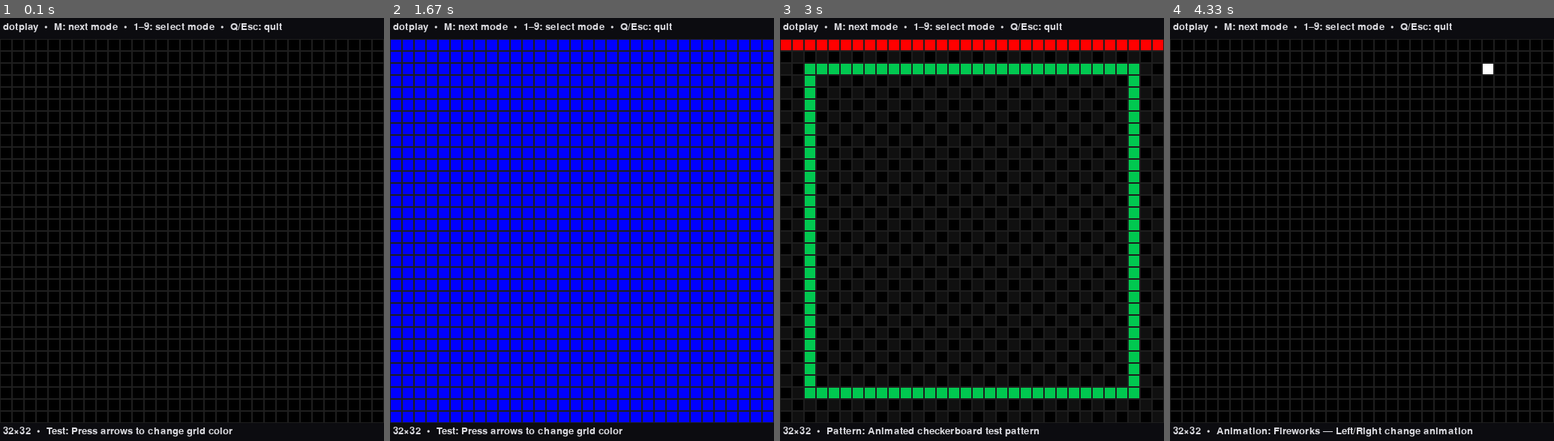
Above: before the commit, frames 1-4 (left to right).
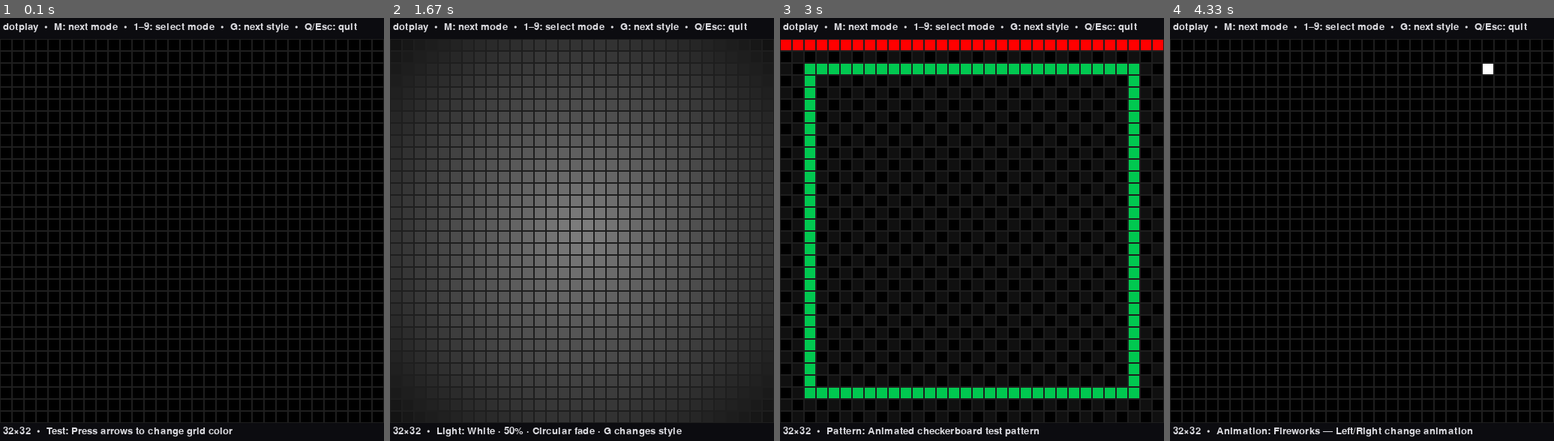
Above: after the commit, the same moments.

Repository: matejbudzel/dotplay
Game: pygame game, started from src/dotplay/main.py
The game is run twice, just before and just after one commit, with the same random seed, the same clock (stepped at 60 frames per second) and the same inputs.
Inputs:
- Up to frame 1 (0.1 s): no input
- Up to frame 2 (1.67 s): hold Right 0.33-0.8 s; tap 4 at 0.83 s; tap G at 1.23 s; tap A at 1.63 s
- Up to frame 3 (3 s): tap D at 2.03 s; tap 3 at 2.43 s; tap 2 at 2.83 s
- Up to frame 4 (4.33 s): tap 1 at 3.23 s; hold Up 3.63-3.93 s; hold Right from 3.97 s (still down); tap 3 at 4.12 s

The runs differ from the first frame. In frame 1, 0.3% of the frame differs, in the area x 60-93%, y 1-4%; in frame 2, 70%, in the area x 0-100%, y 1-99%; in frame 3, 0.3%; in frame 4, 0.3%.

Commit message:
Add configurable light mode

Diff:
--- a/src/dotplay/input/keyboard_sim.py
+++ b/src/dotplay/input/keyboard_sim.py
@@ -17,6 +17,7 @@
     115: Action.SOFT_DROP,  # S
     114: Action.RESET,  # R
     109: Action.NEXT_MODE,  # M
+    103: Action.NEXT_STYLE,  # G
     113: Action.QUIT,  # Q
     49: Action.MODE_1,  # 1
     50: Action.MODE_2,  # 2
--- a/src/dotplay/input/terminal_tui.py
+++ b/src/dotplay/input/terminal_tui.py
@@ -18,6 +18,7 @@
     ord(" "): Action.HARD_DROP,
     ord("r"): Action.RESET,
     ord("p"): Action.PAUSE,
+    ord("g"): Action.NEXT_STYLE,
     ord("m"): Action.NEXT_MODE,
     ord("1"): Action.MODE_1,
     ord("2"): Action.MODE_2,
--- a/src/dotplay/main.py
+++ b/src/dotplay/main.py
@@ -19,10 +19,11 @@
 from dotplay.scenes.animation import AnimationScene
 from dotplay.scenes.base import Scene
 from dotplay.scenes.color_toggle import ColorToggleScene
+from dotplay.scenes.light import LightScene
 from dotplay.scenes.test_pattern import PatternScene
 
 TUI_BACKENDS = {"terminal_tui", "tui"}
-SCENE_MODES = ("color_toggle", "test_pattern", "animation")
+SCENE_MODES = ("color_toggle", "test_pattern", "animation", "light")
 
 
 def validate_backend_pair(input_kind: str, output_kind: str) -> None:
@@ -74,13 +75,15 @@
         return PatternScene()
     if mode == "animation":
         return AnimationScene()
+    if mode == "light":
+        return LightScene()
     raise ValueError(f"Unknown scene mode: {mode}")
 
 
 def build_scenes(initial_mode: str) -> list[Scene]:
     if initial_mode not in SCENE_MODES:
         raise ValueError(f"Unknown scene mode: {initial_mode}")
-    return [ColorToggleScene(), PatternScene(), AnimationScene()]
+    return [ColorToggleScene(), PatternScene(), AnimationScene(), LightScene()]
 
 
 def main() -> None:
--- a/src/dotplay/output/pygame_window.py
+++ b/src/dotplay/output/pygame_window.py
@@ -33,7 +33,11 @@
         if pygame is None:
             return
         self.surface.fill((12, 12, 16))
-        self._draw_text("dotplay  •  M: next mode  •  1–9: select mode  •  Q/Esc: quit", 4, 5)
+        self._draw_text(
+            "dotplay  •  M: next mode  •  1–9: select mode  •  G: next style  •  Q/Esc: quit",
+            4,
+            5,
+        )
         for y in range(framebuffer.height):
             for x in range(framebuffer.width):
                 color = framebuffer.get_pixel(x, y)
--- a/src/dotplay/output/terminal_tui.py
+++ b/src/dotplay/output/terminal_tui.py
@@ -64,7 +64,7 @@
 class TerminalTuiOutput(OutputBackend):
     """Curses renderer that presents the framebuffer as an interactive grid."""
 
-    _HEADER = "dotplay  •  M next mode  •  1–9 select mode  •  Q quit"
+    _HEADER = "dotplay  •  M next mode  •  1–9 select mode  •  G next style  •  Q quit"
 
     def __init__(self, session: TerminalTuiSession | None = None, show_grid: bool = False) -> None:
         self.session = session or TerminalTuiSession.shared()
--- /dev/null
+++ b/src/dotplay/scenes/light.py
@@ -0,0 +1,127 @@
+from __future__ import annotations
+
+from colorsys import hsv_to_rgb
+from dataclasses import dataclass
+from math import hypot
+
+from dotplay.core.framebuffer import FrameBuffer
+from dotplay.types import Action, Color, InputEvent
+
+
+def _hsv_color(hue: float) -> Color:
+    red, green, blue = hsv_to_rgb(hue, 1, 1)
+    return (round(red * 255), round(green * 255), round(blue * 255))
+
+
+def _scale_color(color: Color, level: float) -> Color:
+    red, green, blue = color
+    return (round(red * level), round(green * level), round(blue * level))
+
+
+HUE_NAMES = (
+    "Red",
+    "Vermilion",
+    "Orange",
+    "Amber",
+    "Yellow",
+    "Lime",
+    "Green",
+    "Spring",
+    "Cyan",
+    "Sky",
+    "Blue",
+    "Indigo",
+    "Violet",
+    "Purple",
+    "Magenta",
+    "Rose",
+)
+HUES: tuple[Color, ...] = tuple(
+    _hsv_color(index / len(HUE_NAMES)) for index in range(len(HUE_NAMES))
+)
+STYLES = (
+    "Uniform",
+    "Circular fade",
+    "Top → bottom",
+    "Bottom → top",
+    "Top-left → bottom-right",
+    "Bottom-right → top-left",
+    "Top-right → bottom-left",
+    "Bottom-left → top-right",
+)
+
+
+@dataclass
+class LightScene:
+    """A configurable solid or gradient light for display and LED checks."""
+
+    hue_index: int = 0
+    brightness: int = 50
+    style_index: int = 0
+
+    @property
+    def title(self) -> str:
+        return "Light"
+
+    @property
+    def description(self) -> str:
+        return f"{self.hue_name} · {self.brightness}% · {self.style_name} · G changes style"
+
+    @property
+    def hue_name(self) -> str:
+        return "White" if self.hue_index == 0 else HUE_NAMES[self.hue_index - 1]
+
+    @property
+    def style_name(self) -> str:
+        return STYLES[self.style_index]
+
+    def reset(self) -> None:
+        self.hue_index = 0
+        self.brightness = 50
+        self.style_index = 0
+
+    def handle_event(self, event: InputEvent) -> None:
+        if event.action == Action.LEFT:
+            self.hue_index = (self.hue_index - 1) % (len(HUES) + 1)
+        elif event.action == Action.RIGHT:
+            self.hue_index = (self.hue_index + 1) % (len(HUES) + 1)
+        elif event.action == Action.UP:
+            self.brightness = min(self.brightness + 10, 100)
+        elif event.action == Action.DOWN:
+            self.brightness = max(self.brightness - 10, 0)
+        elif event.action == Action.NEXT_STYLE:
+            self.style_index = (self.style_index + 1) % len(STYLES)
+
+    def update(self) -> None:
+        return None
+
+    def render(self, fb: FrameBuffer) -> None:
+        color = (255, 255, 255) if self.hue_index == 0 else HUES[self.hue_index - 1]
+        for y in range(fb.height):
+            for x in range(fb.width):
+                factor = self._gradient_factor(x, y, fb.width, fb.height)
+                level = self.brightness / 100 * factor
+                fb.set_pixel(x, y, _scale_color(color, level))
+
+    def _gradient_factor(self, x: int, y: int, width: int, height: int) -> float:
+        horizontal = x / max(width - 1, 1)
+        vertical = y / max(height - 1, 1)
+        if self.style_index == 0:
+            return 1.0
+        if self.style_index == 1:
+            center_x = (width - 1) / 2
+            center_y = (height - 1) / 2
+            distance = hypot(x - center_x, y - center_y)
+            corner_distance = hypot(center_x, center_y)
+            return 0.15 + 0.85 * (1 - distance / max(corner_distance, 1))
+        if self.style_index == 2:
+            return 1 - 0.85 * vertical
+        if self.style_index == 3:
+            return 0.15 + 0.85 * vertical
+        if self.style_index == 4:
+            return 1 - 0.85 * (horizontal + vertical) / 2
+        if self.style_index == 5:
+            return 0.15 + 0.85 * (horizontal + vertical) / 2
+        if self.style_index == 6:
+            return 1 - 0.85 * ((1 - horizontal) + vertical) / 2
+        return 0.15 + 0.85 * ((1 - horizontal) + vertical) / 2
--- a/src/dotplay/types.py
+++ b/src/dotplay/types.py
@@ -16,6 +16,7 @@
     CANCEL = "cancel"
     RESET = "reset"
     PAUSE = "pause"
+    NEXT_STYLE = "next_style"
     NEXT_MODE = "next_mode"
     MODE_1 = "mode_1"
     MODE_2 = "mode_2"
--- /dev/null
+++ b/tests/test_light_scene.py
@@ -0,0 +1,29 @@
+from dotplay.core.framebuffer import FrameBuffer
+from dotplay.scenes.light import LightScene
+from dotplay.types import Action, InputEvent
+
+
+def test_light_scene_defaults_to_half_brightness_white() -> None:
+    scene = LightScene()
+    fb = FrameBuffer(width=8, height=8)
+
+    scene.render(fb)
+
+    assert scene.description.startswith("White · 50% · Uniform")
+    assert fb.get_pixel(0, 0) == (128, 128, 128)
+    assert fb.get_pixel(7, 7) == (128, 128, 128)
+
+
+def test_light_scene_changes_hue_brightness_and_gradient() -> None:
+    scene = LightScene()
+    fb = FrameBuffer(width=8, height=8)
+
+    scene.handle_event(InputEvent(Action.RIGHT))
+    scene.handle_event(InputEvent(Action.UP))
+    scene.handle_event(InputEvent(Action.NEXT_STYLE))
+    scene.render(fb)
+
+    assert scene.hue_name == "Red"
+    assert scene.brightness == 60
+    assert scene.style_name == "Circular fade"
+    assert fb.get_pixel(3, 3)[0] > fb.get_pixel(0, 0)[0]
--- a/tests/test_terminal_tui.py
+++ b/tests/test_terminal_tui.py
@@ -34,4 +34,5 @@
         "ColorToggleScene",
         "PatternScene",
         "AnimationScene",
+        "LightScene",
     ]
Not shown, changed: README.md
